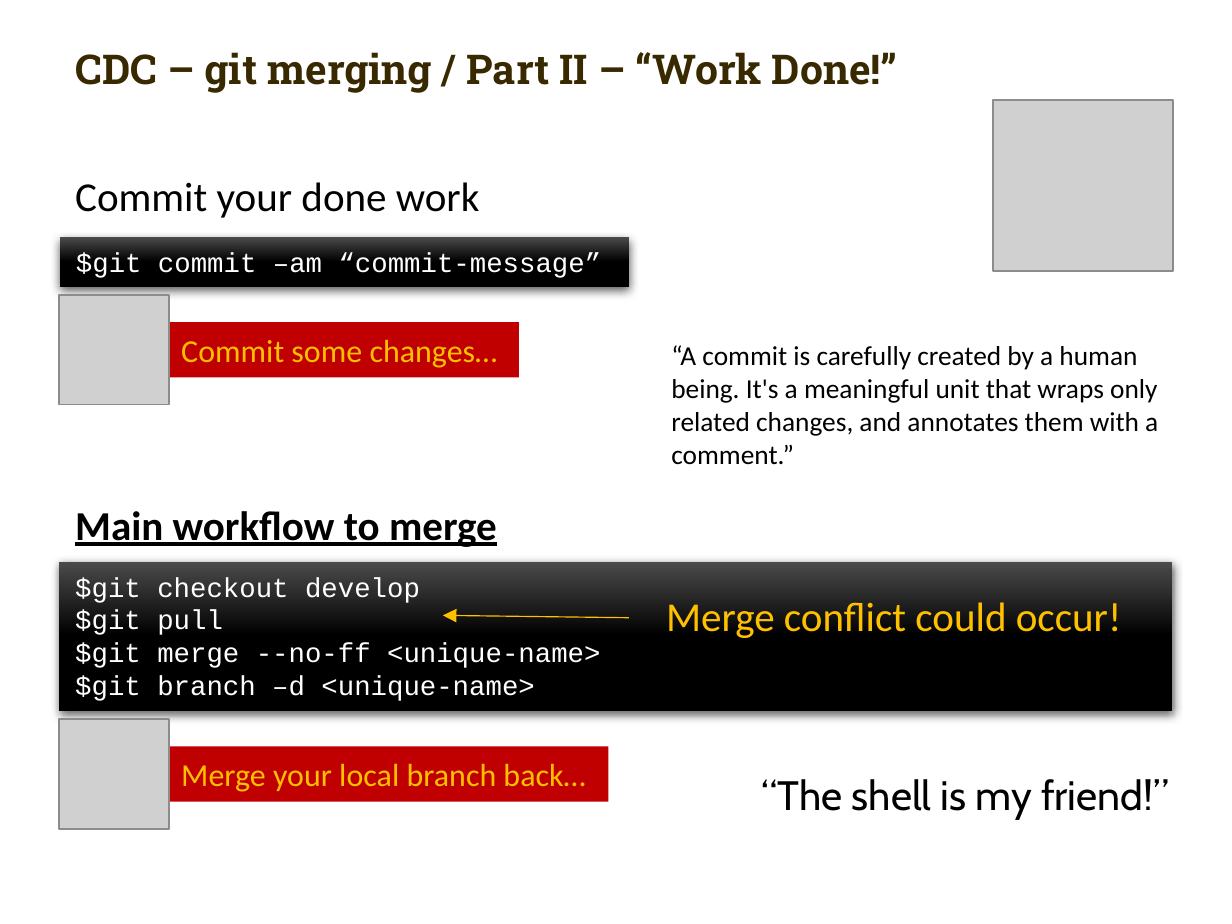
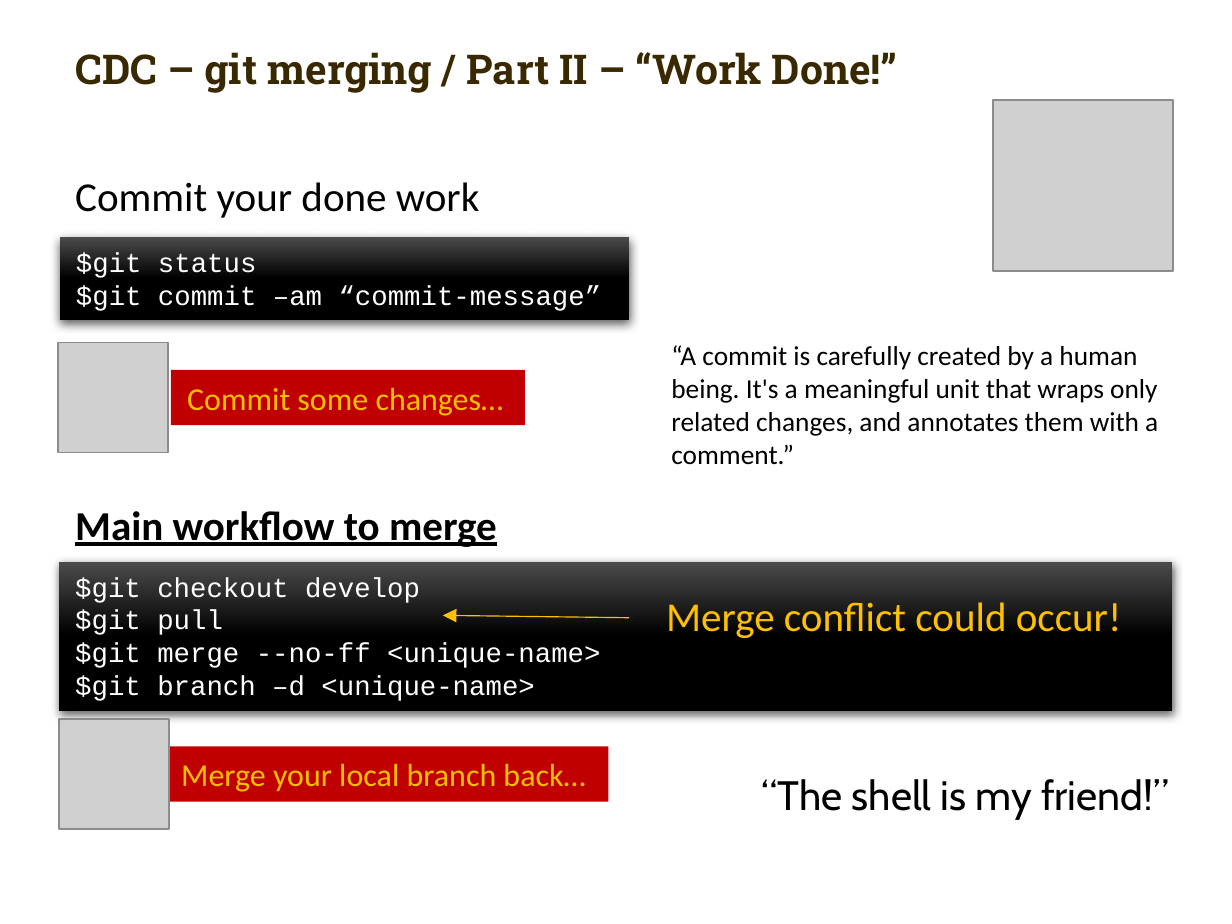
Before and after one commit to carlmitrais/wisdom, a slide deck: slide 9 of cdc_git_ws1.pptx. Drawn at 1232x924 pixels with LibreOffice and Linux fonts; fonts in the diff are those of the drawing; grey boxes stand for pictures; background and template pictures are left out. Boxes give left, top, right and bottom in pixels: in the first picture for what was removed or moved away, otherwise in the second. Text is boxed around its words. In the diff, an @@ line names an element or a change of style, - is before the commit and + after.

Commit message:
kicked out E2, add git status command

```diff
--- a/cdc_git_ws1.pptx
+++ b/cdc_git_ws1.pptx
@@ rectangle "$git status": place and size @@
-rectangle "$git status" at <box>59,237,627,286</box>
+rectangle "$git status" at <box>59,237,627,319</box>
@@ text in rectangle at <box>76,253,256,278</box>: paragraph added @@
+$git status
@@ picture: place and size @@
-picture at <box>59,294,169,404</box>
+picture at <box>57,343,168,453</box>
@@ rectangle "Commit some changes…": place and size @@
-rectangle "Commit some changes…" at <box>166,322,521,378</box>
+rectangle "Commit some changes…" at <box>171,370,526,425</box>
```
Also in this commit, not shown: 1 other slide changed, 1 slide removed.
